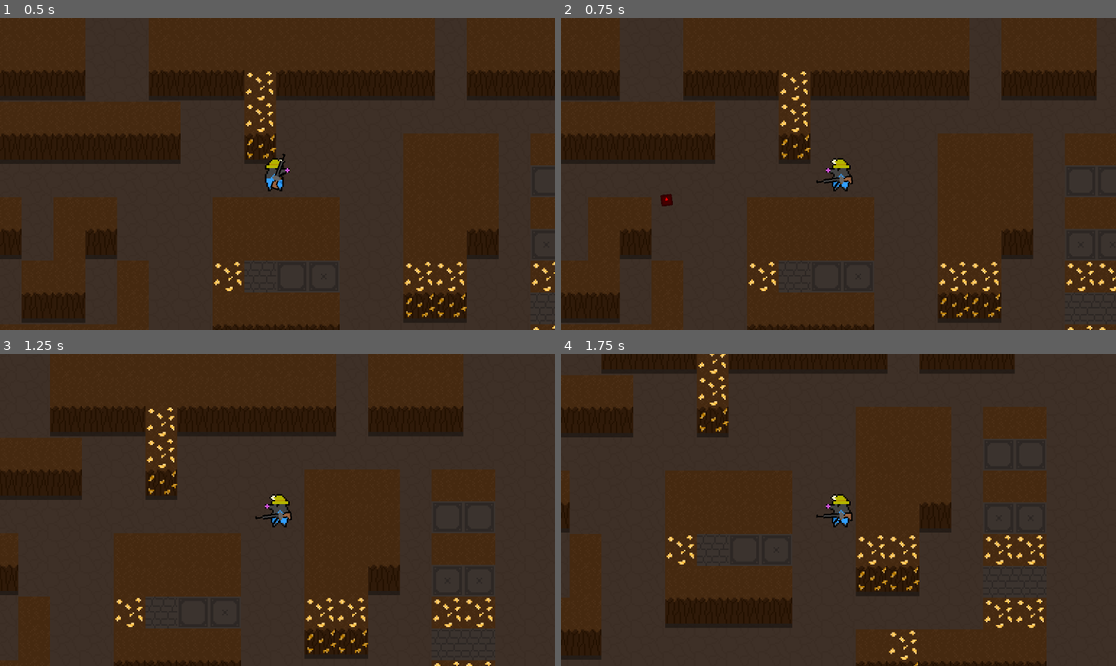
Above: before the commit, frames 1-4 (two rows, left to right).
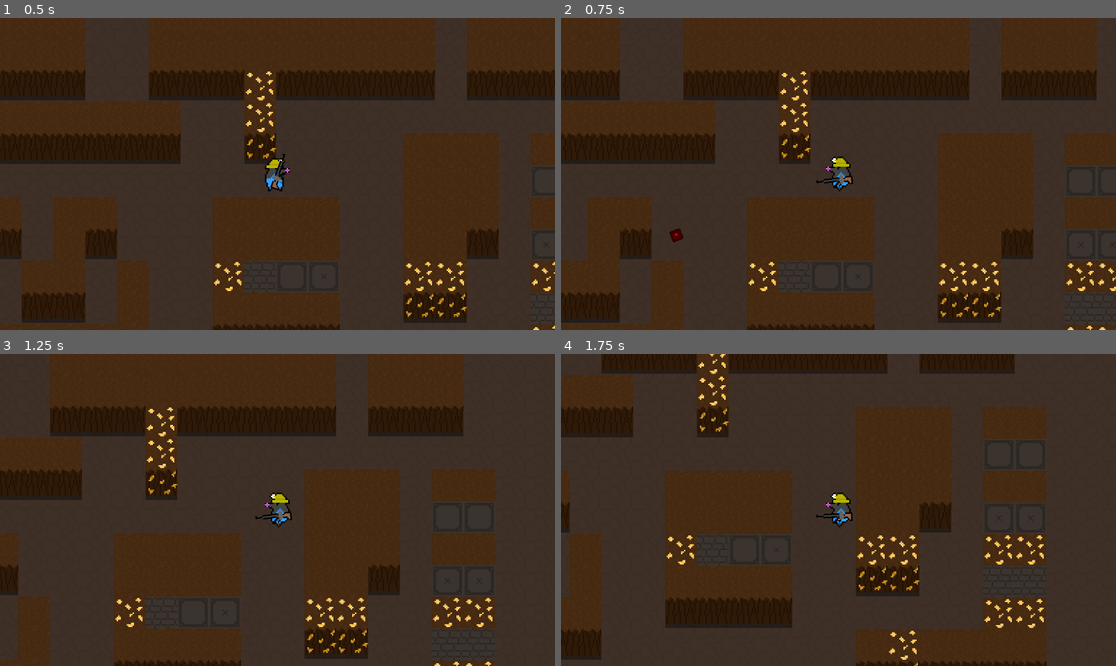
Above: after the commit, the same moments.

Repository: Jakllp/Gerda
Game: Godot game, scene res://resources/levels/level.tscn
Two runs of this game, one before a commit and one after it. Both use one fixed random seed, a clock stepped at 60 frames per second and the inputs below. The engine's default icon, where the game draws it, is replaced by a stand-in: a white triangle on a blue panel in a dark square.
Inputs (mouse positions are in pixels of both pictures, inside the frame that each line leads up to):
- Up to frame 1 (0.5 s): no input
- Up to frame 2 (0.75 s): tap Enter at 0.5 s; move the mouse to (838, 180) at 0.52 s; hold D (right) from 0.53 s (still down); click (838, 180) at 0.6 s
- Up to frame 3 (1.25 s): keep holding D (right)
- Up to frame 4 (1.75 s): move the mouse to (727, 525) at 1.27 s; release D (right) at 1.28 s; hold S (down) from 1.28 s (still down); right-click (727, 525) at 1.35 s

Frame 1 is identical in both runs. In frame 2, 0.3% of the frame differs, in the area x 17-53%, y 44-72%; in frame 3, 0.2%; in frame 4, 0.2%.

Commit message:
Add Character Animation

Diff:
--- a/resources/components/wearableComponent.gd
+++ b/resources/components/wearableComponent.gd
@@ -22,14 +22,14 @@
 
 # Just point the item in hand towards the mouse
 func aim_at_mouse_basic(player: Player):
-	var mouse_pos := player.get_local_mouse_position() - player.equipment_angle_point
+	var mouse_pos := player.get_local_mouse_position() - player.equipment_angle_point.position
 	owner.rotation = mouse_pos.angle()
-	owner.position = mouse_pos.normalized() * position.length() + player.equipment_angle_point
+	owner.position = mouse_pos.normalized() * position.length() + player.equipment_angle_point.position
 
 
 # If you want to point something towards the mouse that is held at a right angle
 func aim_at_mouse_with_right_angled_grip(player: Player):
-	var mouse_pos := player.get_local_mouse_position() - player.equipment_angle_point
+	var mouse_pos := player.get_local_mouse_position() - player.equipment_angle_point.position
 	# Calculate some angles
 	var mouse_distance := mouse_pos.length()
 	# Don't know why the /3 is needed, but it is
@@ -63,4 +63,4 @@
 	owner.rotation = alpha
 
 	# The position of the equipment adjusted for the rotation
-	get_parent().position = player.equipment_angle_point + (Vector2.from_angle(sigma) * rot_radius)
+	get_parent().position = player.equipment_angle_point.position + (Vector2.from_angle(sigma) * rot_radius)
--- a/resources/entity/player/player.gd
+++ b/resources/entity/player/player.gd
@@ -5,7 +5,7 @@
 @export var weapon_scene :PackedScene
 @export var mining_equipment_scene :PackedScene
 
-@onready var equipment_angle_point :Vector2 = $EquipmentAnglePoint.position
+@onready var equipment_angle_point :Marker2D = $EquipmentAnglePoint
 @onready var weapon := weapon_scene.instantiate()
 @onready var mining_equipment := mining_equipment_scene.instantiate()
 
@@ -23,10 +23,10 @@
 
 
 func _ready() -> void:
-	weapon.position = equipment_angle_point
+	weapon.position = equipment_angle_point.position
 	add_child(weapon)
 	weapon.owner = self
-	mining_equipment.position = equipment_angle_point
+	mining_equipment.position = equipment_angle_point.position
 	add_child(mining_equipment)
 	mining_equipment.owner = self
 	mining_equipment.visible = false
@@ -37,6 +37,13 @@
 func _physics_process(delta: float) -> void:
 	super._physics_process(delta)
 	input_component.update(self, delta)
+	# Animate
+	if self.direction.length() > 0:
+		if not $AnimationPlayer.is_playing():
+			$AnimationPlayer.play("angle_point")
+	else:
+		if $AnimationPlayer.is_playing():
+			$AnimationPlayer.stop(false)
 	current_equipment.update(self)
 
 
--- a/resources/entity/player/player.tscn
+++ b/resources/entity/player/player.tscn
@@ -17,11 +17,62 @@
 }],
 "loop": true,
 "name": &"walk",
-"speed": 5.0
+"speed": 12.0
 }]
 
 [sub_resource type="RectangleShape2D" id="RectangleShape2D_ml73s"]
 size = Vector2(17.015, 16)
+
+[sub_resource type="Animation" id="Animation_60dni"]
+length = 0.001
+tracks/0/type = "value"
+tracks/0/imported = false
+tracks/0/enabled = true
+tracks/0/path = NodePath(".:position")
+tracks/0/interp = 1
+tracks/0/loop_wrap = true
+tracks/0/keys = {
+"times": PackedFloat32Array(0),
+"transitions": PackedFloat32Array(1),
+"update": 0,
+"values": [Vector2(-2, 2.5)]
+}
+
+[sub_resource type="Animation" id="Animation_u3xhg"]
+resource_name = "angle_point"
+length = 0.166675
+loop_mode = 1
+step = 0.005
+tracks/0/type = "value"
+tracks/0/imported = false
+tracks/0/enabled = true
+tracks/0/path = NodePath(".:position")
+tracks/0/interp = 1
+tracks/0/loop_wrap = true
+tracks/0/keys = {
+"times": PackedFloat32Array(0, 0.0682479, 0.151618),
+"transitions": PackedFloat32Array(1e-05, 1.19718e-05, 1e-05),
+"update": 0,
+"values": [Vector2(-2, 2.5), Vector2(-2, 1.5), Vector2(-2, 2.5)]
+}
+tracks/1/type = "value"
+tracks/1/imported = false
+tracks/1/enabled = true
+tracks/1/path = NodePath("../AnimatedSprite2D:frame")
+tracks/1/interp = 1
+tracks/1/loop_wrap = true
+tracks/1/keys = {
+"times": PackedFloat32Array(0, 0.0833333, 0.166667),
+"transitions": PackedFloat32Array(2.7504e-05, 1e-05, 1e-05),
+"update": 0,
+"values": [0, 1, 0]
+}
+
+[sub_resource type="AnimationLibrary" id="AnimationLibrary_juhpp"]
+_data = {
+"RESET": SubResource("Animation_60dni"),
+"angle_point": SubResource("Animation_u3xhg")
+}
 
 [node name="Player" type="CharacterBody2D"]
 collision_layer = 2
@@ -35,6 +86,7 @@
 [node name="AnimatedSprite2D" type="AnimatedSprite2D" parent="."]
 sprite_frames = SubResource("SpriteFrames_e0ita")
 animation = &"walk"
+frame_progress = 0.525082
 
 [node name="Camera2D" type="Camera2D" parent="."]
 zoom = Vector2(3, 3)
@@ -47,4 +99,10 @@
 position = Vector2(-2, 2.5)
 scale = Vector2(1.28733, 0.109863)
 
+[node name="AnimationPlayer" type="AnimationPlayer" parent="."]
+root_node = NodePath("../EquipmentAnglePoint")
+libraries = {
+"": SubResource("AnimationLibrary_juhpp")
+}
+
 [connection signal="input_event" from="." to="." method="_on_input_event"]
Not shown: 1 places in resources/entity/player/player.tscn that only renumber resources
